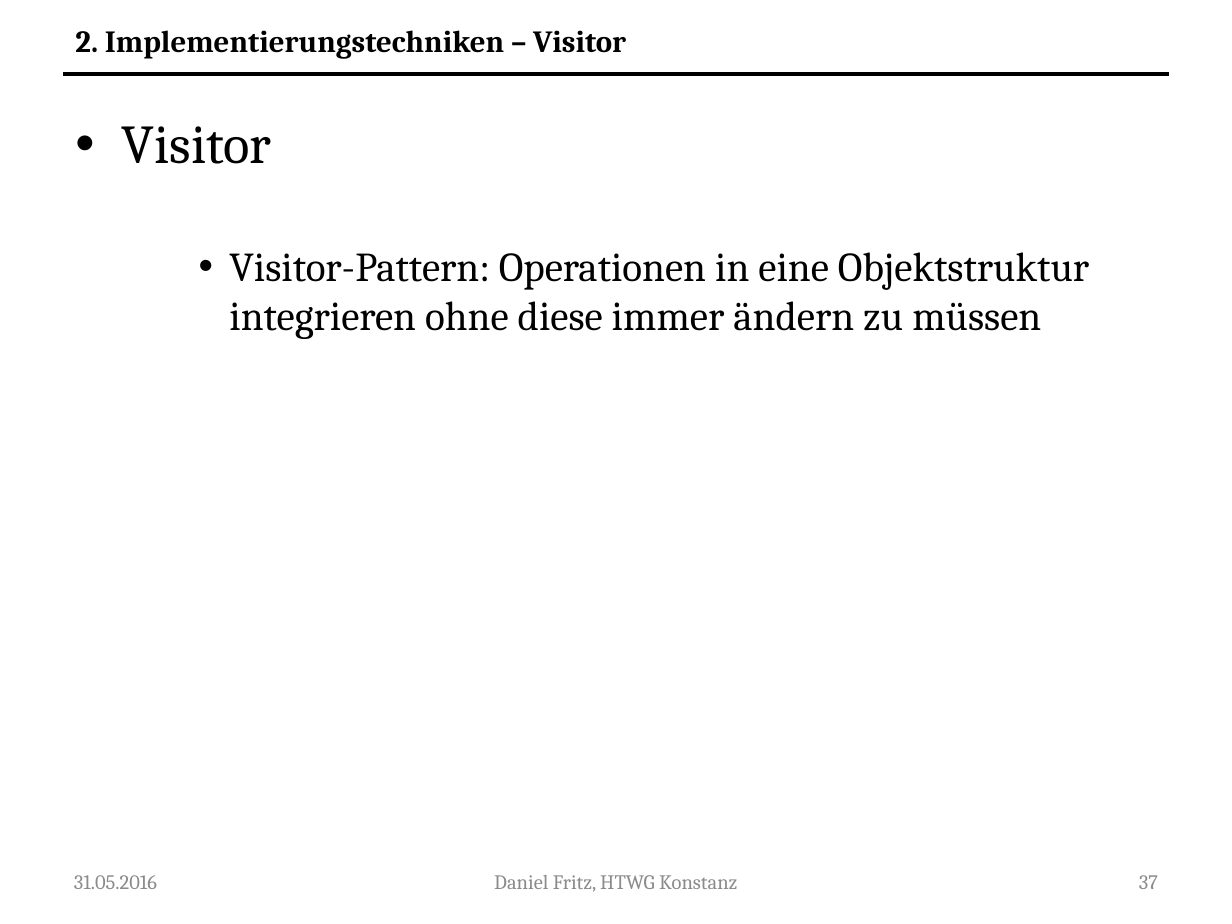
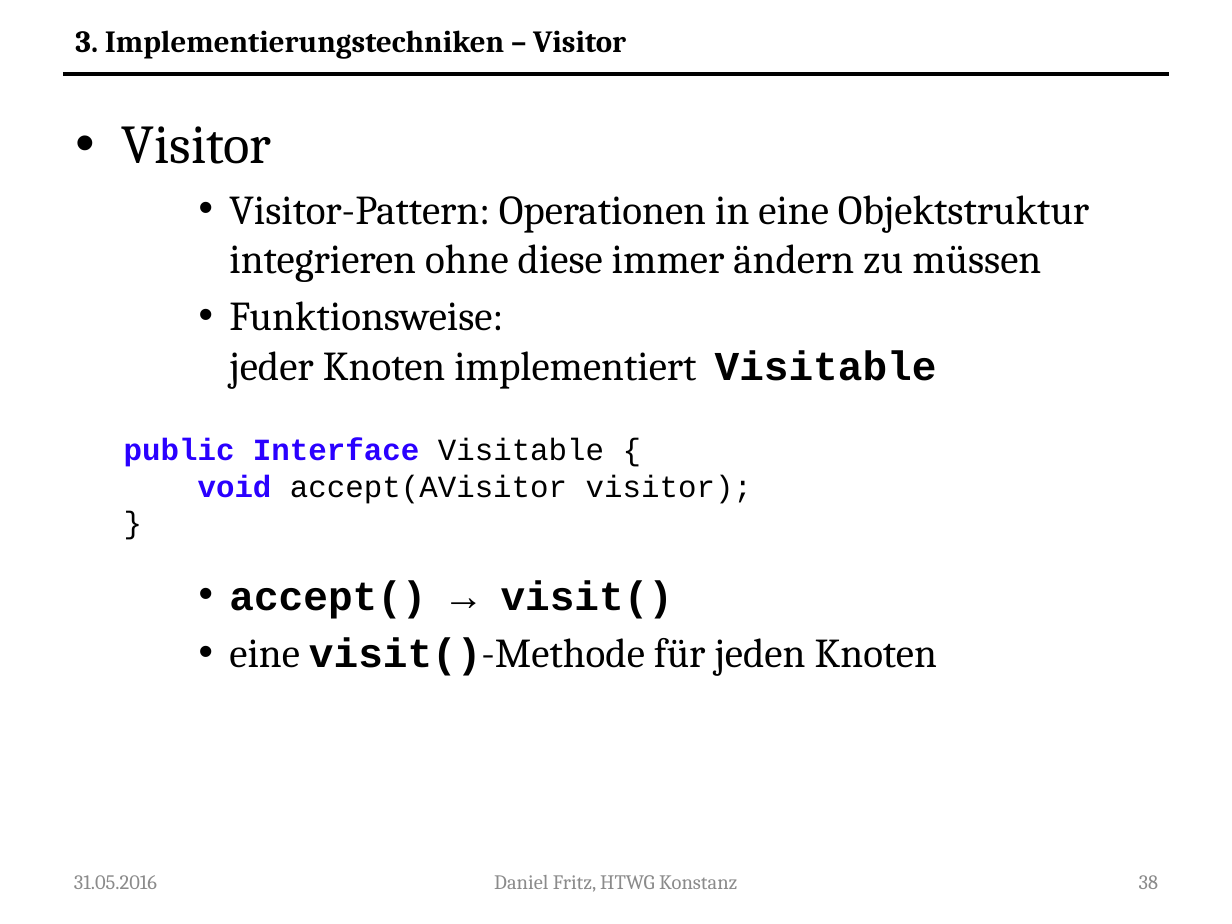
Before and after one commit to Guldenbart/MA, a slide deck: slide 38 of ppt/MA_neu.pptx (slide 37 before the commit). Drawn at 1232x924 pixels with LibreOffice and Linux fonts; fonts in the diff are those of the drawing. Boxes give left, top, right and bottom in pixels: in the first picture for what was removed or moved away, otherwise in the second. Text is boxed around its words. In the diff, an @@ line names an element or a change of style, - is before the commit and + after.

```diff
--- a/ppt/MA_neu.pptx
+++ b/ppt/MA_neu.pptx
@@ text at (x1=75, y1=30, x2=626, y2=59): text changed @@
-2. Implementierungstechniken – Visitor
+3. Implementierungstechniken – Visitor
@@ text at (x1=229, y1=301, x2=937, y2=676): paragraphs added @@
+    • Funktionsweise:
+      jeder Knoten implementiert Visitable
+    • accept() → visit()
+    • eine visit()-Methode für jeden Knoten
@@ text added at (x1=124, y1=437, x2=752, y2=504), 18 pt, text #000000 @@
+public Interface Visitable {
+void accept(AVisitor visitor);
+}
@@ page number at (x1=1139, y1=875, x2=1158, y2=889): text changed @@
-37
+38
```
Also in this commit, not shown: 31 other slides changed, 4 slides added.
